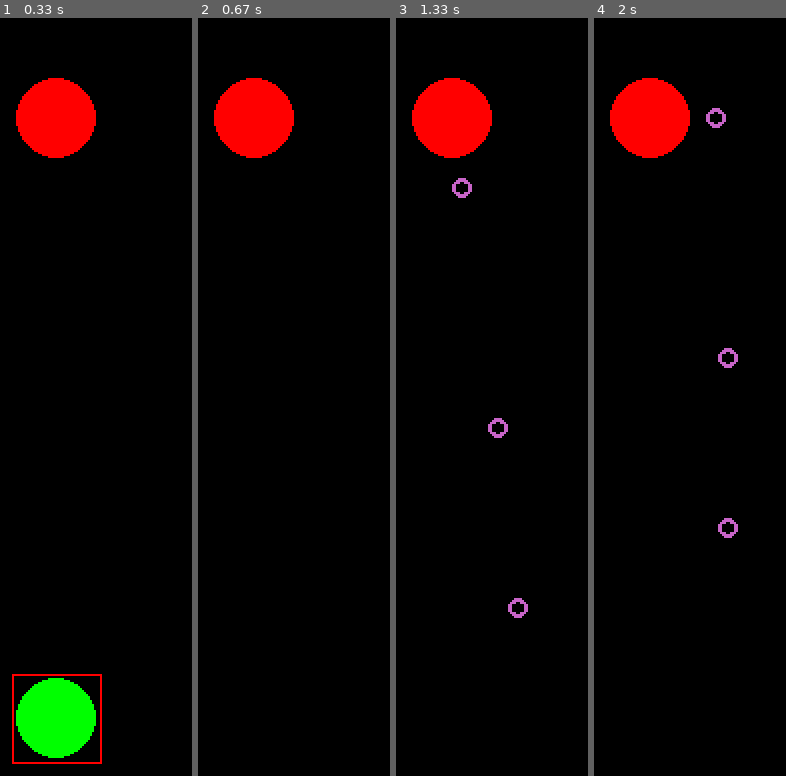
Above: before the commit, frames 1-4 (left to right).
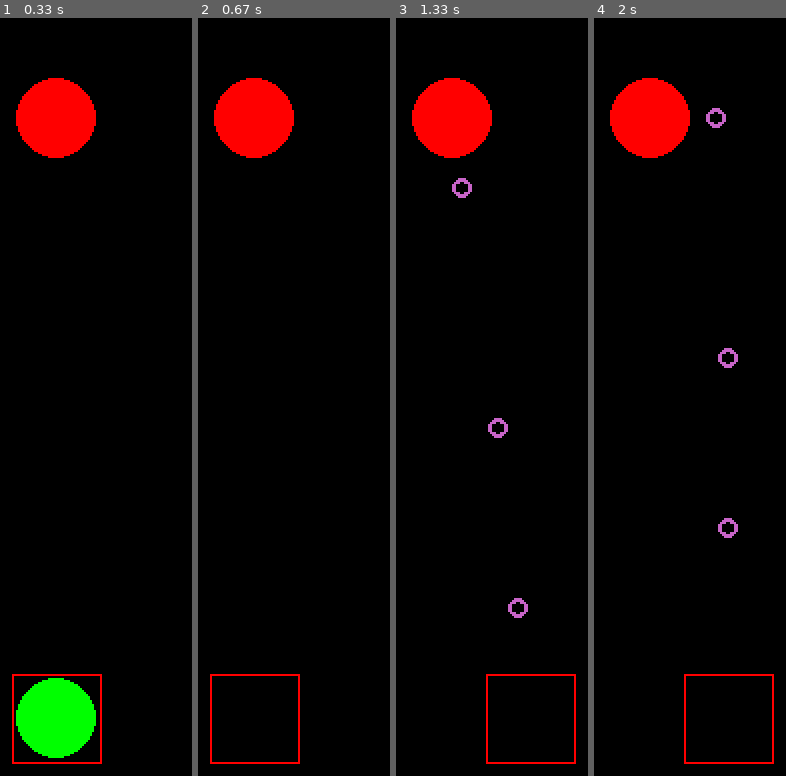
Above: after the commit, the same moments.

Repository: timoogo/pygame_space-invader
Game: pygame game, started from __main__.py
The game is run twice, just before and just after one commit, with the same random seed, the same clock (stepped at 60 frames per second) and the same inputs.
Inputs:
- Up to frame 1 (0.33 s): no input
- Up to frame 2 (0.67 s): tap K at 0.33 s
- Up to frame 3 (1.33 s): hold P 0.67-1.13 s; hold Right 0.67-1.13 s; tap Space at 0.73, 1.03, 1.23 s; tap D at 0.82 s; hold Right from 1.17 s (still down); tap K at 1.32 s
- Up to frame 4 (2 s): tap Space at 1.53, 1.73 s; release Right at 1.63 s; hold Right from 1.67 s (still down)

Frame 1 is identical in both runs. In frame 2, 0.5% of the frame differs, in the area x 6-54%, y 86-99%; in frame 3, 0.5%; in frame 4, 0.5%.

Commit message:
Correcting collision to follow player

Diff:
--- a/Player.py
+++ b/Player.py
@@ -20,7 +20,6 @@
 
         self.debug_death_color = (0, 0, 0)
         self.collision_offset = [22, 22]
-        self.debug_collision_area = [self.position[0] - self.collision_offset[0], self.position[1] - self.collision_offset[1]]
         self.debug_collision_offset = 45
         self.projectiles: list[Projectile] = []
         self.tab_enemies = tab_enemies
@@ -29,22 +28,29 @@
 
     def Draw(self):
         pygame.draw.circle(self.screen, self.player_color, self.position, self.radius)
-        pygame.draw.rect(self.screen,self.debug_collision_color, pygame.Rect(*self.debug_collision_area, self.debug_collision_offset, self.debug_collision_offset), 1)
         if not self.alive:
             pygame.draw.rect(self.screen, self.debug_death_color, (0, 300, self.screen_x, 600))
+
         self.Update()
         for s in self.projectiles:
             s.Draw()
 
+
     def Update(self):
         self.OnMoveEvent()
+        self.CollisionArea()
         self.OnCollisionEvent()
         self.OnShootEvent()
         for p in self.projectiles:
             p.Move()
             if p.position[1] > 0:
                 del p
-
+    def CollisionArea(self):
+        debug_collision_area = [self.position[0] - self.collision_offset[0],
+                                self.position[1] - self.collision_offset[1]]
+        pygame.draw.rect(self.screen, self.debug_collision_color,
+                         pygame.Rect(*debug_collision_area, self.debug_collision_offset,
+                                     self.debug_collision_offset), 1)
     def OnMoveEvent(self):
         keys = pygame.key.get_pressed()
         if keys[pygame.K_q] or keys[pygame.K_LEFT]:
@@ -63,12 +69,12 @@
 
     def Move(self, vec_dir):
         if self.alive:
+
             self.position[0] += vec_dir * self.speed
             if self.position[0] <= 0 + self.radius:
                 self.position[0] = self.radius
             if self.position[0] >= self.screen_x - self.radius:
                 self.position[0] = self.screen_x - self.radius
-            print(self.speed)
 
     def Die(self):
         if self.alive and self.debug:
